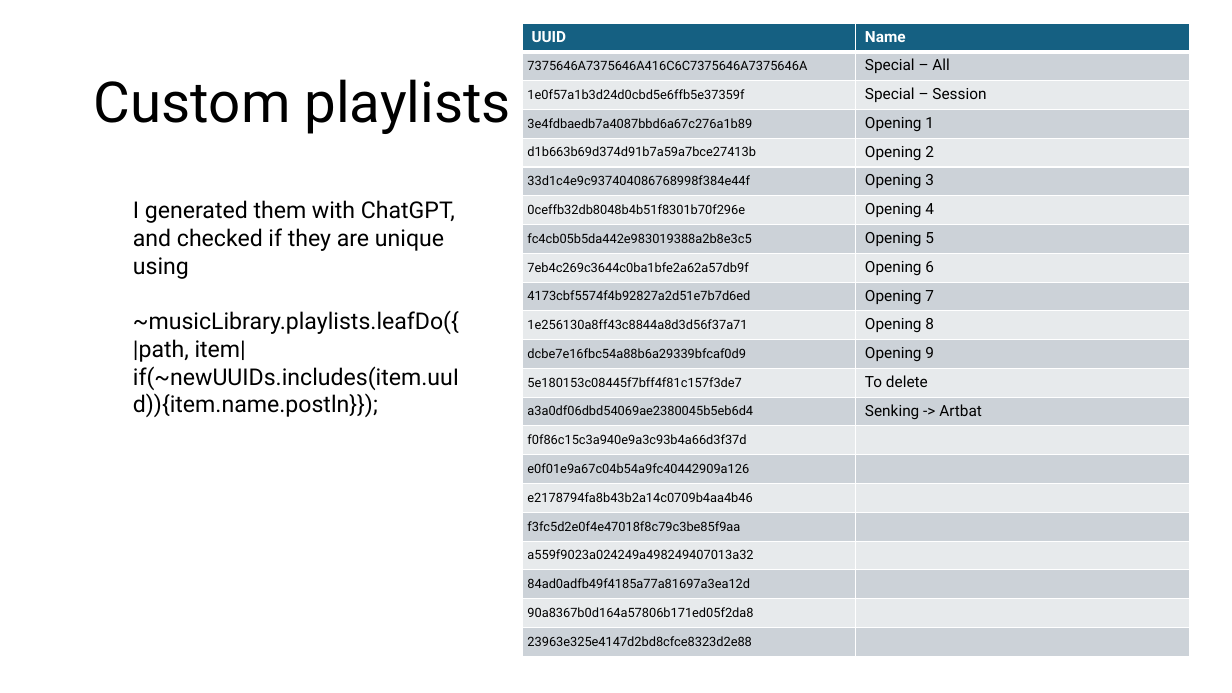
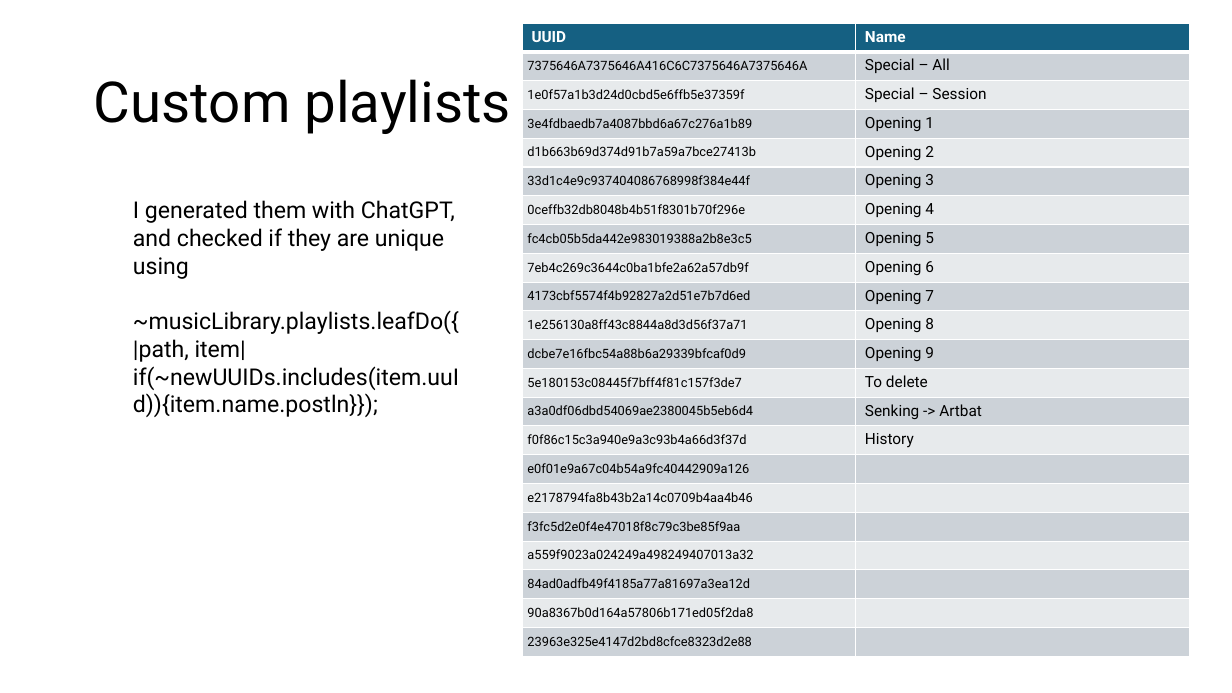
Before and after one commit to pier3100/SUDJ-peripheral, a slide deck: slide 6 of Design Log/Music Library.pptx. Drawn at 1232x693 pixels with LibreOffice and Linux fonts; fonts in the diff are those of the drawing. Boxes give left, top, right and bottom in pixels: in the first picture for what was removed or moved away, otherwise in the second. Text is boxed around its words. In the diff, an @@ line names an element or a change of style, - is before the commit and + after.

```diff
--- a/Design Log/Music Library.pptx
+++ b/Design Log/Music Library.pptx
@@ table at (522,23,1189,657) @@
-row 15, column 2: 
+row 15, column 2: History
```
Also in this commit, not shown: 7 other files.
